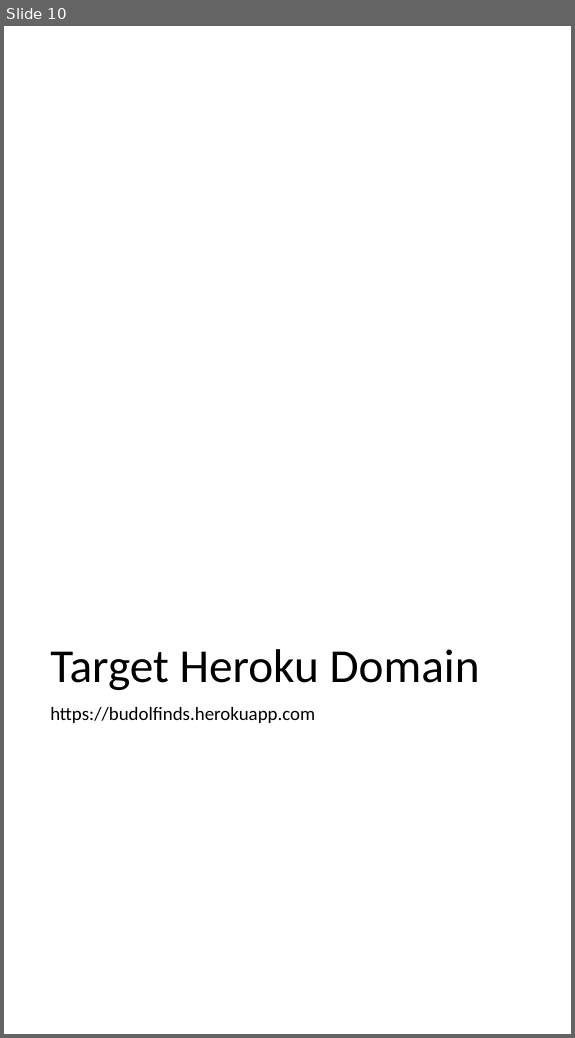
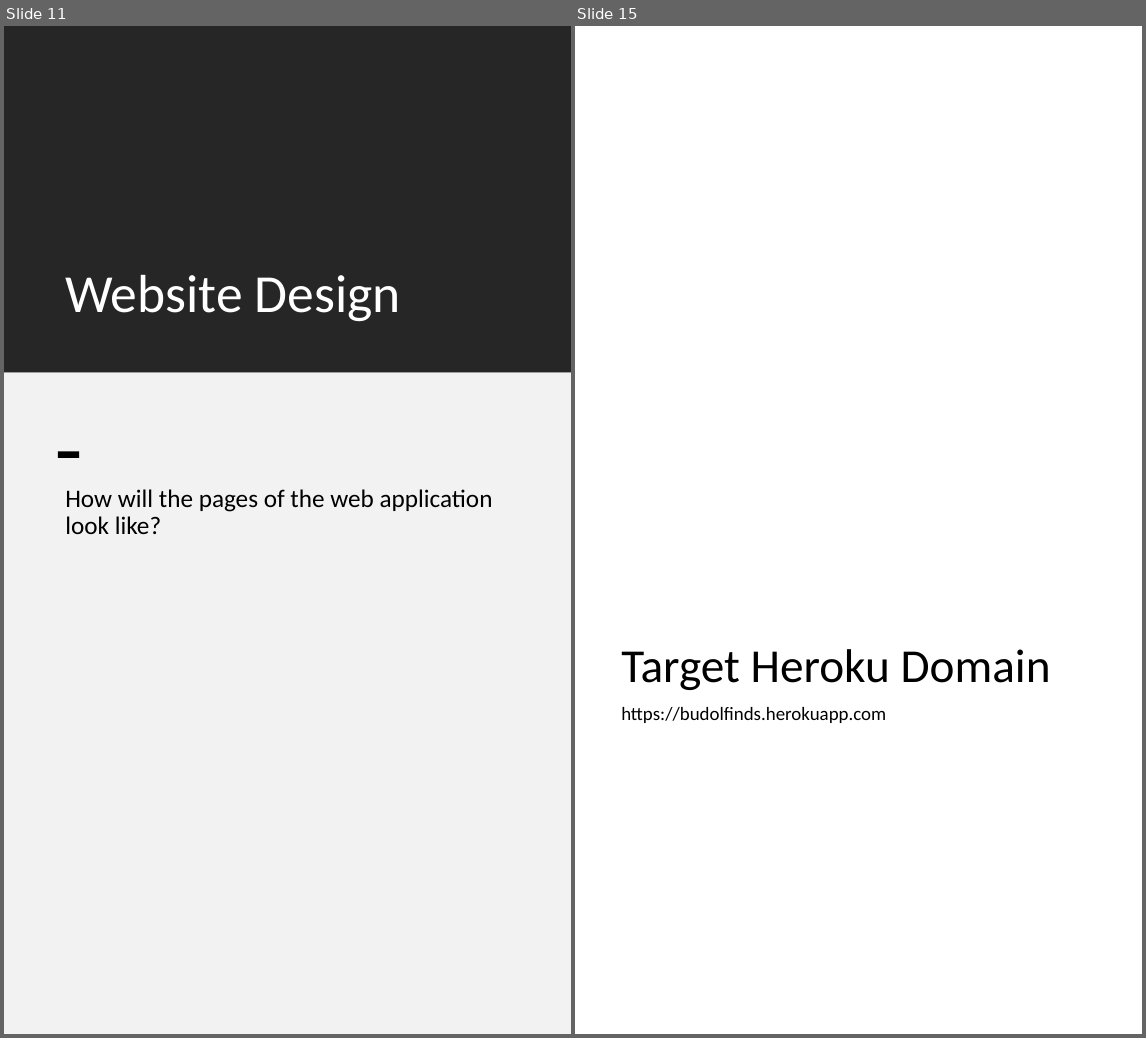
Before and after one commit to jm55/CCAPDEV-MCO, a slide deck: Documentation/MCO Design.pptx. Shown side by side, each under a label of ours: slide 10 before the commit, slides 11 and 15 after it; the slides between them are not shown. The pictures are 575x1038 and 1146x1038 pixels, drawn with LibreOffice and Linux fonts; fonts in the diff are those of the drawing. Boxes give left, top, right and bottom in pixels: in the first picture for what was removed or moved away, otherwise in the second. Text is boxed around its words. In the diff, an @@ line names an element or a change of style, - is before the commit and + after.

```diff
--- a/Documentation/MCO Design.pptx
+++ b/Documentation/MCO Design.pptx
@@ slide 11 added at (4, 26, 571, 1034), background #FFFFFF @@
@@ rectangle added at (4, 26, 571, 373), fill #262626 @@
@@ title added at (65, 275, 401, 321), 51 pt, text #FFFFFF @@
+Website Design
@@ rectangle added at (4, 373, 571, 1034), fill #F2F2F2 @@
@@ rectangle added at (58, 452, 79, 458), fill #000000 @@
@@ text added at (65, 489, 493, 534), 24 pt, text #000000 @@
+How will the pages of the web application look like?
@@ what was slide 10 is now slide 15 @@
```
Also in this commit, not shown: 8 slides changed, 5 other slides added, 1 slide removed, 13 other files.
